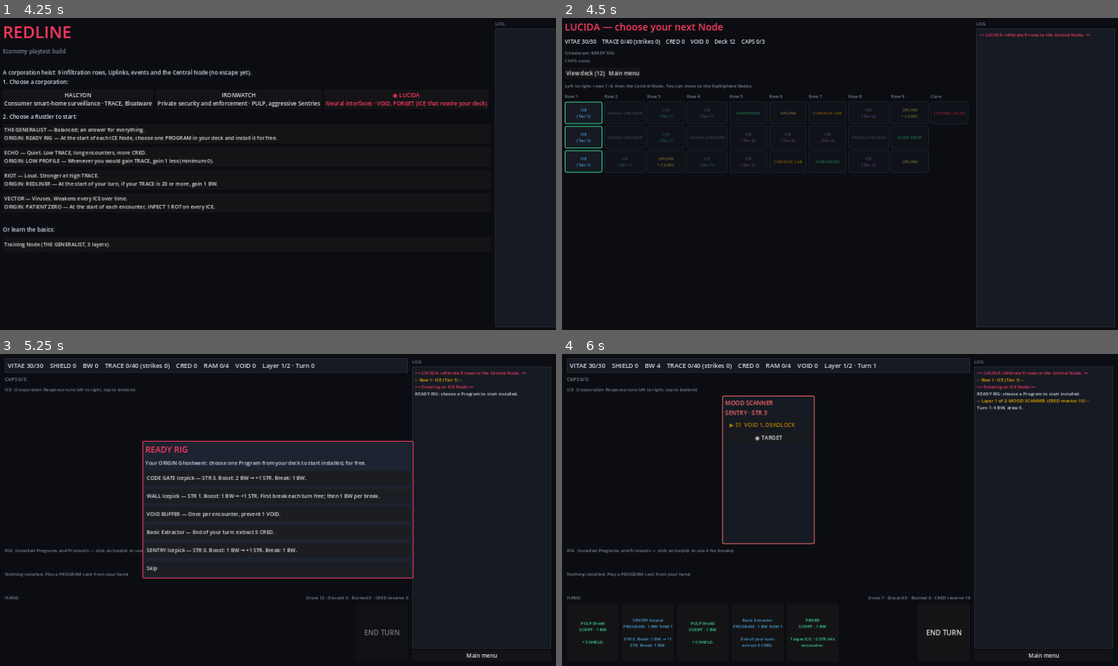
Above: before the commit, frames 1-4 (two rows, left to right).
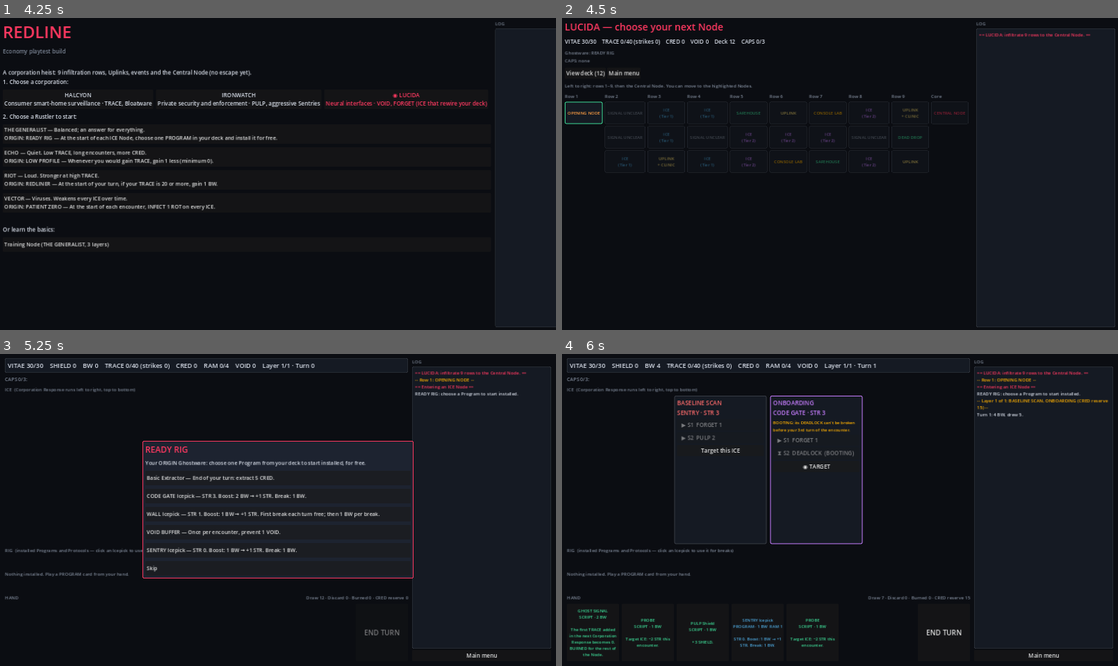
Above: after the commit, the same moments.

Repository: Punkwork/REDLINE
Game: Godot game, scene res://scenes/main.tscn
The game is run twice, just before and just after one commit, with the same random seed, the same clock (stepped at 60 frames per second) and the same inputs.
Inputs (mouse positions are in pixels of both pictures, inside the frame that each line leads up to):
- Up to frame 1 (4.25 s): click "◉ HALCYON Consumer smart-home…" at 0.5 s; click "IRONWATCH Private security an…" at 1.25 s; click "HALCYON Consumer smart-home s…" at 2 s; click "LUCIDA Neural interfaces · VO…" at 2.75 s; click "◉ LUCIDA Neural interfaces · …" at 3.5 s
- Up to frame 2 (4.5 s): click "THE GENERALIST — Balanced, an…" at 4.25 s
- Up to frame 3 (5.25 s): click (22, 447) at 5 s, where only the run after the commit has a clickable "OPENING NODE"
- Up to frame 4 (6 s): click "Skip" at 5.75 s

Frame 1 is identical in both runs. In frame 2, 0.5% of the frame differs, in the area x 0-73%, y 24-50%; in frame 3, 1.2%; in frame 4, 3.2%, in the area x 1-99%, y 3-97%.

Commit message:
Opening Nodes, FORGET fix, and BASIC-001 (starter cards are the weakest)
Opening Nodes (OPEN-001): row 1 of every corporation is one fixed 1-layer
encounter (guaranteed card reward). Support ICE without DEADLOCK + main ICE
whose only DEADLOCK is BOOTING (unbreakable before turn 3). Simulated with
all 4 starter decks: min 3 turns, avg ~4.
- HALCYON COOKIE BANNER: ACCEPT ALL / REJECT ALL twin CODE GATES
- IRONWATCH FRONT DESK: TURNSTILE / SECURITY GUARD (SHIELD vs PULP)
- LUCIDA INTAKE: BASELINE SCAN / ONBOARDING (FORGET and CACHE)

ICE3-002a: FORGET now sends cards to the bottom of the draw pile; BURNING
could remove a Rustler's only fallback breaker and soft-lock an encounter.
MEMORY BACKUP: draw 1 whenever you FORGET.

BASIC-001: basic cards are never sold (Uplink reserve shelf removed);
every starter card has a clear upgrade. HUSH STR 3 / boost 2 BW,
STINGER STR 0, ADRENAL SPIKE +1 BW, LAY LOW -3 TRACE; BATTERING RAM gains
a free first break. Audit table in Card Pools 2.1.

Also: tests/opener_sim.gd, smarter test bot (unloads, targets fallbacks).

Co-Authored-By: Claude Opus 5.5 <noreply@anthropic.com>
Claude-Session: https://claude.ai/code/session_019hKEHwdV3e1Z3qMPrvFFXz

Diff:
--- a/godot/data/cards.json
+++ b/godot/data/cards.json
@@ -229,12 +229,12 @@
       "ram": 1,
       "icepick": {
         "ice_type": "CODE GATE",
-        "str": 4,
-        "boost_bw": 1,
+        "str": 3,
+        "boost_bw": 2,
         "boost_str": 1,
         "break_bw": 1
       },
-      "text": "STR 4. Boost: 1 BW → +1 STR. Break: 1 BW.",
+      "text": "STR 3. Boost: 2 BW → +1 STR. Break: 1 BW.",
       "effects": []
     },
     {
@@ -448,11 +448,11 @@
       "rarity": "starter",
       "cost_bw": 0,
       "trace": 2,
-      "text": "Gain 2 BW.",
+      "text": "Gain 1 BW.",
       "effects": [
         {
           "op": "gain_bw",
-          "n": 2
+          "n": 1
         }
       ]
     },
@@ -467,11 +467,11 @@
       "pool": "starter",
       "rarity": "starter",
       "cost_bw": 1,
-      "text": "−5 TRACE.",
+      "text": "−3 TRACE.",
       "effects": [
         {
           "op": "trace",
-          "n": -5
+          "n": -3
         }
       ]
     },
@@ -508,7 +508,7 @@
       "ram": 1,
       "icepick": {
         "ice_type": "SENTRY",
-        "str": 2,
+        "str": 0,
         "boost_bw": 1,
         "boost_str": 1,
         "break_bw": 1,
@@ -521,7 +521,7 @@
           }
         ]
       },
-      "text": "STR 2. Boost: 1 BW → +1 STR. Break: 1 BW. Each break also INFECTs 1 ROT on that ICE.",
+      "text": "STR 0. Boost: 1 BW → +1 STR. Break: 1 BW. Each break also INFECTs 1 ROT on that ICE.",
       "effects": []
     },
     {
@@ -634,9 +634,10 @@
         "str": 3,
         "boost_bw": 1,
         "boost_str": 1,
-        "break_bw": 1
-      },
-      "text": "STR 3. Boost: 1 BW → +1 STR. Break: 1 BW.",
+        "break_bw": 1,
+        "free_first_break_each_turn": true
+      },
+      "text": "STR 3. Boost: 1 BW → +1 STR. First break each turn free; then 1 BW per break.",
       "effects": []
     },
     {
--- a/godot/data/ghostware.json
+++ b/godot/data/ghostware.json
@@ -449,7 +449,7 @@
       "id": "memory_backup",
       "name": "MEMORY BACKUP",
       "pool": "lucida",
-      "text": "Cards an ICE would FORGET go to your discard pile instead of being BURNED.",
+      "text": "Whenever an ICE makes you FORGET, draw 1 card.",
       "effects": [],
       "script": "memory_backup"
     },
--- a/godot/data/ice.json
+++ b/godot/data/ice.json
@@ -15,7 +15,7 @@
     "insert_draw_pile": 3,
     "void": 4,
     "deadlock": 0,
-    "forget": 3
+    "forget": 2
   },
   "tiers": {
     "1": {
@@ -156,7 +156,15 @@
         "hearth_key",
         "voice_mimic",
         "ad_blocker"
-      ]
+      ],
+      "opener": {
+        "name": "COOKIE BANNER",
+        "ice_left_to_right": [
+          "accept_all",
+          "reject_all"
+        ],
+        "cred_reserve": 15
+      }
     },
     {
       "id": "ironwatch",
@@ -224,7 +232,15 @@
         "kevlar_weave",
         "badge_clone",
         "dashcam_feed"
-      ]
+      ],
+      "opener": {
+        "name": "FRONT DESK",
+        "ice_left_to_right": [
+          "turnstile",
+          "security_guard"
+        ],
+        "cred_reserve": 15
+      }
     },
     {
       "id": "lucida",
@@ -292,7 +308,15 @@
         "lucid_dream",
         "memory_backup",
         "neural_firewall"
-      ]
+      ],
+      "opener": {
+        "name": "INTAKE",
+        "ice_left_to_right": [
+          "baseline_scan",
+          "onboarding"
+        ],
+        "cred_reserve": 15
+      }
     }
   ],
   "ice": [
@@ -2458,6 +2482,203 @@
         "card_type": "PROGRAM"
       },
       "threat": 4
+    },
+    {
+      "id": "accept_all",
+      "name": "ACCEPT ALL",
+      "type": "CODE GATE",
+      "str": 3,
+      "corp": "halcyon",
+      "tier": "opener",
+      "subroutines": [
+        {
+          "effects": [
+            {
+              "op": "insert",
+              "card": "spam",
+              "dest": "draw_pile",
+              "n": 1
+            }
+          ]
+        },
+        {
+          "effects": [
+            {
+              "op": "trace",
+              "n": 1
+            }
+          ]
+        }
+      ],
+      "threat": 4,
+      "opener_role": "support"
+    },
+    {
+      "id": "reject_all",
+      "name": "REJECT ALL",
+      "type": "CODE GATE",
+      "str": 3,
+      "corp": "halcyon",
+      "tier": "opener",
+      "subroutines": [
+        {
+          "effects": [
+            {
+              "op": "trace",
+              "n": 2
+            }
+          ]
+        },
+        {
+          "effects": [
+            {
+              "op": "deadlock"
+            }
+          ]
+        }
+      ],
+      "threat": 2,
+      "opener_role": "main",
+      "ability": {
+        "text": "BOOTING: its DEADLOCK can't be broken before your 3rd turn of the encounter.",
+        "trigger": "constant",
+        "effects": [
+          {
+            "op": "deadlock_lock",
+            "until_turn": 3
+          }
+        ]
+      }
+    },
+    {
+      "id": "turnstile",
+      "name": "TURNSTILE",
+      "type": "WALL",
+      "str": 3,
+      "corp": "ironwatch",
+      "tier": "opener",
+      "subroutines": [
+        {
+          "effects": [
+            {
+              "op": "pulp",
+              "n": 2
+            }
+          ]
+        },
+        {
+          "effects": [
+            {
+              "op": "pulp",
+              "n": 2
+            }
+          ]
+        }
+      ],
+      "threat": 4,
+      "opener_role": "support"
+    },
+    {
+      "id": "security_guard",
+      "name": "SECURITY GUARD",
+      "type": "SENTRY",
+      "str": 3,
+      "corp": "ironwatch",
+      "tier": "opener",
+      "subroutines": [
+        {
+          "effects": [
+            {
+              "op": "pulp",
+              "n": 2
+            }
+          ]
+        },
+        {
+          "effects": [
+            {
+              "op": "deadlock"
+            }
+          ]
+        }
+      ],
+      "threat": 2,
+      "opener_role": "main",
+      "ability": {
+        "text": "BOOTING: its DEADLOCK can't be broken before your 3rd turn of the encounter.",
+        "trigger": "constant",
+        "effects": [
+          {
+            "op": "deadlock_lock",
+            "until_turn": 3
+          }
+        ]
+      }
+    },
+    {
+      "id": "baseline_scan",
+      "name": "BASELINE SCAN",
+      "type": "SENTRY",
+      "str": 3,
+      "corp": "lucida",
+      "tier": "opener",
+      "subroutines": [
+        {
+          "effects": [
+            {
+              "op": "forget",
+              "n": 1
+            }
+          ]
+        },
+        {
+          "effects": [
+            {
+              "op": "pulp",
+              "n": 2
+            }
+          ]
+        }
+      ],
+      "threat": 5,
+      "opener_role": "support"
+    },
+    {
+      "id": "onboarding",
+      "name": "ONBOARDING",
+      "type": "CODE GATE",
+      "str": 3,
+      "corp": "lucida",
+      "tier": "opener",
+      "subroutines": [
+        {
+          "effects": [
+            {
+              "op": "forget",
+              "n": 1
+            }
+          ]
+        },
+        {
+          "effects": [
+            {
+              "op": "deadlock"
+            }
+          ]
+        }
+      ],
+      "threat": 3,
+      "opener_role": "main",
+      "ability": {
+        "text": "BOOTING: its DEADLOCK can't be broken before your 3rd turn of the encounter.",
+        "trigger": "constant",
+        "effects": [
+          {
+            "op": "deadlock_lock",
+            "until_turn": 3
+          }
+        ]
+      }
     }
   ]
 }
--- a/godot/data/rules.json
+++ b/godot/data/rules.json
@@ -136,12 +136,6 @@
     "clinic_void_removal": 50
   },
   "uplink": {
-    "reserve_pool": [
-      "probe",
-      "pulp_shield",
-      "scrub"
-    ],
-    "reserve_shown": 2,
     "cards": {
       "shared": 4,
       "rustler": 2
@@ -153,7 +147,8 @@
       3
     ],
     "clinic_chance": 0.33,
-    "reroll": false
+    "reroll": false,
+    "basic_cards_sold": false
   },
   "cred_reserves": {
     "tier1": [
--- a/godot/scripts/core/heist.gd
+++ b/godot/scripts/core/heist.gd
@@ -62,7 +62,7 @@
 func _generate_map() -> void:
 	rows.clear()
 	var safehouse_rows: Array = []
-	var candidates: Array = [1, 3, 4, 6, 7]
+	var candidates: Array = [1, 3, 4, 6, 7]   # never row 1 (the Opening Node)
 	candidates.shuffle()
 	for i in run.rng.randi_range(1, 2):
 		safehouse_rows.append(candidates[i])
@@ -74,16 +74,18 @@
 			row[run.rng.randi_range(0, WIDTH - 1)]["type"] = "uplink"
 		if r == 8:
 			row = [{"type": "uplink", "data": {}}, {"type": "dead_drop", "data": {}}, {"type": "uplink", "data": {}}]
+		if r == 0:
+			row = [{"type": "opener", "data": {}}]
 		if safehouse_rows.has(r):
 			var options: Array = range(WIDTH).filter(func(c): return row[c]["type"] != "uplink")
 			row[options[run.rng.randi_range(0, options.size() - 1)]]["type"] = "safehouse"
-		if r < 8 and not row.any(func(n): return n["type"].begins_with("ice")):
+		if r > 0 and r < 8 and not row.any(func(n): return n["type"].begins_with("ice")):
 			var options2: Array = range(WIDTH).filter(func(c): return row[c]["type"] != "uplink" and row[c]["type"] != "safehouse")
 			if not options2.is_empty():
 				row[options2[0]]["type"] = "ice_t1" if r < 4 else "ice_t2"
-		for c in WIDTH:
+		for c in row.size():
 			var n: Dictionary = row[c]
-			n["links"] = range(max(0, c - 1), min(WIDTH, c + 2))
+			n["links"] = range(WIDTH) if r == 0 else range(max(0, c - 1), min(WIDTH, c + 2))
 			if n["type"] == "uplink":
 				n["data"]["clinic"] = run.rng.randf() < float(db.rules["uplink"]["clinic_chance"])
 			n["label"] = node_label(n)
@@ -108,6 +110,8 @@
 
 static func node_label(n: Dictionary) -> String:
 	match n["type"]:
+		"opener":
+			return "OPENING NODE"
 		"ice_t1":
 			return "ICE (Tier 1)"
 		"ice_t2":
@@ -131,7 +135,7 @@
 	if phase != PHASE_MAP:
 		return []
 	if row_index < 0:
-		return range(WIDTH)
+		return range(rows[0].size())
 	return rows[row_index][pos]["links"]
 
 
@@ -146,6 +150,9 @@
 			"earned_before": run.stats["cred_earned"], "notes": ""}
 	_log("-- Row %d: %s --" % [row_index + 1, n["label"]])
 	match n["type"]:
+		"opener":
+			var o: Dictionary = corp["opener"]
+			_start_encounter([{"ice": o["ice_left_to_right"], "cred_reserve": int(o["cred_reserve"])}], false)
 		"ice_t1":
 			_start_encounter(_ice_layers(1, run.rng.randi_range(1, 2)), false)
 		"ice_t2":
@@ -236,12 +243,7 @@
 func _open_uplink(clinic: bool) -> void:
 	var u: Dictionary = db.rules["uplink"]
 	var prices: Dictionary = db.rules["prices"]
-	var items: Array = []
-	var reserve_pool: Array = u["reserve_pool"].duplicate()
-	reserve_pool.shuffle()
-	for i in int(u["reserve_shown"]):
-		var id: String = reserve_pool[i]
-		items.append({"kind": "card", "id": id, "price": int(prices["card"]["common"]), "shelf": "Reserve"})
+	var items: Array = []   # No basic cards are ever sold here (BASIC-001).
 	var taken: Array = []
 	for owner in ["shared", "shared", "shared", "shared", run.rustler_id, run.rustler_id]:
 		var rarity: String = run.roll_rarity()
--- a/godot/scripts/core/node_run.gd
+++ b/godot/scripts/core/node_run.gd
@@ -295,6 +295,18 @@
 	return false
 
 
+## BOOTING (Opening Node main ICE): its DEADLOCK subroutines can't be broken before turn N of the encounter.
+func deadlock_locked(ice_index: int, sub_index: int) -> bool:
+	var ice: Dictionary = ice_list[ice_index]
+	var effects: Array = ice["def"]["subroutines"][sub_index]["effects"]
+	if not effects.any(func(e): return e["op"] == "deadlock"):
+		return false
+	for e in ice["def"].get("ability", {}).get("effects", []):
+		if e["op"] == "deadlock_lock" and turn < int(e["until_turn"]):
+			return true
+	return false
+
+
 func is_breached() -> bool:
 	for ice in ice_list:
 		var subs: Array = ice["def"]["subroutines"]
@@ -376,6 +388,8 @@
 		return -1
 	var ice: Dictionary = ice_list[ice_index]
 	if sub_index >= ice["broken"].size() or ice["broken"][sub_index] or _type_surcharge(inst, ice) < 0:
+		return -1
+	if deadlock_locked(ice_index, sub_index):
 		return -1
 	var ip: Dictionary = card_def(inst)["icepick"]
 	var need := ice_str(ice_index)
@@ -488,6 +502,9 @@
 		return false
 	var ice: Dictionary = ice_list[ice_index]
 	if ice["broken"][sub_index] or _type_surcharge(inst, ice) < 0:
+		return false
+	if deadlock_locked(ice_index, sub_index):
+		_log("Can't break: %s is still BOOTING." % ice["def"]["name"])
 		return false
 	if icepick_str(inst) < ice_str(ice_index):
 		_log("Can't break: STR %d < ICE STR %d." % [icepick_str(inst), ice_str(ice_index)])
@@ -830,21 +847,22 @@
 			return
 
 
-## FORGET X: X random non-CACHED cards in your hand are BURNED for the rest of the Node
-## (MEMORY BACKUP sends them to the discard pile instead).
+## FORGET X: X random non-CACHED cards in your hand go to the bottom of your draw pile (ICE3-002a).
+## MEMORY BACKUP: draw 1 card whenever an ICE makes you FORGET.
 func _forget(n: int) -> void:
+	var forgot := 0
 	for i in n:
 		var options: Array = hand.filter(func(c): return not cached.has(c["uid"]))
 		if options.is_empty():
-			return
+			break
 		var inst = options[run.rng.randi_range(0, options.size() - 1)]
 		hand.erase(inst)
-		if run.has_ghostware("memory_backup"):
-			discard_pile.append(inst)
-			_log("FORGET: %s (MEMORY BACKUP: to your discard pile)." % card_name(inst))
-		else:
-			burned.append(inst)
-			_log("FORGET: %s is BURNED for the rest of the Node." % card_name(inst))
+		draw_pile.push_front(inst)
+		forgot += 1
+		_log("FORGET: %s goes to the bottom of your draw pile." % card_name(inst))
+	if forgot > 0 and run.has_ghostware("memory_backup"):
+		_log("MEMORY BACKUP: draw 1.")
+		_draw(1)
 
 
 func _purge(ice_index: int) -> void:
@@ -1199,7 +1217,7 @@
 	var best := -1
 	var best_score := -1
 	for s in subs.size():
-		if ice_list[ice_index]["broken"][s]:
+		if ice_list[ice_index]["broken"][s] or deadlock_locked(ice_index, s):
 			continue
 		var score := 0
 		for e in subs[s]["effects"]:
--- a/godot/scripts/ui/main_ui.gd
+++ b/godot/scripts/ui/main_ui.gd
@@ -18,7 +18,7 @@
 const TYPE_COLORS := {"WALL": Color("4ea8de"), "CODE GATE": Color("c77dff"), "SENTRY": Color("ff6b6b")}
 const CARD_COLORS := {"PROGRAM": Color("4ea8de"), "SCRIPT": Color("3ddc97"), "PROTOCOL": Color("c77dff"),
 		"BLOATWARE": Color("7a8494")}
-const NODE_COLORS := {"ice_t1": Color("4ea8de"), "ice_t2": Color("c77dff"), "uplink": Color("f5d76e"),
+const NODE_COLORS := {"opener": Color("ff9f43"), "ice_t1": Color("4ea8de"), "ice_t2": Color("c77dff"), "uplink": Color("f5d76e"),
 		"dead_drop": Color("3ddc97"), "safehouse": Color("3ddc97"), "console_lab": Color("ffb000"),
 		"signal": Color("7a8494"), "central": Color("ff3860")}
 
@@ -356,7 +356,7 @@
 	match room["type"]:
 		"uplink":
 			_header("BLACK MARKET UPLINK" + ("  ·  CLINIC" if room["clinic"] else ""))
-			for shelf in ["Reserve", "Cards", "CAPS", "Ghostware"]:
+			for shelf in ["Cards", "CAPS", "Ghostware"]:
 				screen_body.add_child(_label(shelf.to_upper(), 15, C_DIM))
 				var row := HFlowContainer.new()
 				row.add_theme_constant_override("h_separation", 8)
@@ -567,6 +567,11 @@
 	if ice["broken"][sub_index]:
 		b.text = "  ✕ S%d  %s  (broken)" % [sub_index + 1, text]
 		b.disabled = true
+		return b
+	if node.deadlock_locked(ice_index, sub_index):
+		b.text = "  ⧗ S%d  %s  (BOOTING)" % [sub_index + 1, text]
+		b.disabled = true
+		b.tooltip_text = "This DEADLOCK can't be broken yet."
 		return b
 	var cost := -1
 	if selected_icepick != -1:
--- a/godot/tests/bot.gd
+++ b/godot/tests/bot.gd
@@ -22,7 +22,12 @@
 		match node.phase:
 			"ready_rig":
 				var rr: Array = node.ready_rig_options()
-				var pick = rr.filter(func(i): return node.card_def(i).has("extractor"))
+				var types: Array = []
+				for layer in node.layers:
+					for id in layer["ice"]:
+						types.append(node.db.ice[id]["type"])
+				var pick = rr.filter(func(i): return node.card_def(i).has("extractor")) if patient else \
+						rr.filter(func(i): return node.card_def(i).has("icepick") and types.has(node.card_def(i)["icepick"]["ice_type"]))
 				if pick.is_empty():
 					pick = rr
 				node.ready_rig_choose(pick[0]["uid"] if not pick.is_empty() else -1)
@@ -46,6 +51,48 @@
 	if not patient or node.reserve <= 0 or node.run.vitae <= 18 or node.run.trace >= 30:
 		return false
 	return node.installed.any(func(i): return node.card_def(i).has("extractor"))
+
+
+## Unloads a Program that isn't helping (an Icepick with nothing to break, or a non-Icepick) to free RAM.
+static func _make_room(node, useful_types: Dictionary) -> void:
+	for inst in node.installed:
+		var d: Dictionary = node.card_def(inst)
+		if d.has("icepick") and d["icepick"]["ice_type"] != "ANY" and not useful_types.has(d["icepick"]["ice_type"]):
+			node.unload(inst["uid"])
+			return
+	for inst in node.installed:
+		if not node.card_def(inst).has("icepick"):
+			node.unload(inst["uid"])
+			return
+
+
+## Picks the ICE a Script should target, or -2 to hold the card for later.
+## Break Scripts aim at an ICE with an unbroken DEADLOCK they can actually break.
+static func script_target(node, inst) -> int:
+	var effects: Array = node.card_def(inst)["effects"]
+	var dl_ice: Array = []
+	for i in node.ice_list.size():
+		var subs: Array = node.ice_list[i]["def"]["subroutines"]
+		for s in subs.size():
+			if not node.ice_list[i]["broken"][s] and subs[s]["effects"].any(func(e): return e["op"] == "deadlock"):
+				dl_ice.append(i)
+				break
+	for e in effects:
+		if e["op"] == "break":
+			for i in dl_ice:
+				if e.has("max_ice_str") and node.ice_str(i) > int(e["max_ice_str"]):
+					continue
+				if e.has("min_virus_counters") and node._virus_total(i) < int(e["min_virus_counters"]):
+					continue
+				return i
+			return -2
+		if e["op"] in ["ice_str", "infect", "double_virus"] and not dl_ice.is_empty():
+			var best: int = dl_ice[0]
+			for i in dl_ice:
+				if node.ice_str(i) > node.ice_str(best):
+					best = i
+			return best
+	return node._strongest_ice()
 
 
 func turn(node) -> void:
@@ -70,8 +117,23 @@
 		if not best.is_empty() and best[0] < 100:
 			progress = node.boost_and_break(best[1], best[2], best[3])
 			continue
+		var useful_types := {}
+		for ice in node.ice_list:
+			useful_types[ice["def"]["type"]] = true
+		var have_types := {}
+		for ip in node.installed_icepicks():
+			have_types[node.card_def(ip)["icepick"]["ice_type"]] = true
 		for inst in node.hand.duplicate():
-			if node.can_play(inst)["ok"] and node.card_def(inst)["type"] in ["PROGRAM", "PROTOCOL", "BLOATWARE"]:
+			var d: Dictionary = node.card_def(inst)
+			if d["type"] not in ["PROGRAM", "PROTOCOL", "BLOATWARE"]:
+				continue
+			if d.has("icepick"):
+				var t: String = d["icepick"]["ice_type"]
+				if have_types.has(t) or (t != "ANY" and not useful_types.has(t)):
+					continue   # skip duplicates and Icepicks with nothing to break
+				if not node.can_play(inst)["ok"] and node.play_cost(inst) <= node.bw:
+					_make_room(node, useful_types)
+			if node.can_play(inst)["ok"]:
 				progress = node.play_card(inst["uid"])
 				break
 		if progress:
@@ -82,8 +144,12 @@
 				continue
 		for inst in node.hand.duplicate():
 			if node.can_play(inst)["ok"] and node.card_def(inst)["type"] == "SCRIPT":
-				progress = node.play_card(inst["uid"], node._strongest_ice())
-				break
+				var target := script_target(node, inst)
+				if target == -2:
+					continue
+				progress = node.play_card(inst["uid"], target)
+				if progress:
+					break
 		if not progress and node.run.vitae < 12 and not node.run.caps.is_empty():
 			for slot in node.run.caps.size():
 				var id: String = node.run.caps[slot]["id"]
--- /dev/null
+++ b/godot/tests/opener_sim.gd
@@ -0,0 +1,58 @@
+extends SceneTree
+## Measures each corporation's Opening Node: turns until BREACH for every Rustler's starter deck,
+## played by the rushing test bot (breaks DEADLOCKs as early as it can).
+##     godot --headless --path godot --script res://tests/opener_sim.gd
+const GameData = preload("res://scripts/data/game_data.gd")
+const RunState = preload("res://scripts/core/run_state.gd")
+const NodeRun = preload("res://scripts/core/node_run.gd")
+const Bot = preload("res://tests/bot.gd")
+const N := 200
+
+func _init() -> void:
+	var db = GameData.new()
+	db.load_all()
+	var corps: Array = ["halcyon", "ironwatch", "lucida"]
+	if OS.get_environment("CORP") != "":
+		corps = [OS.get_environment("CORP")]
+	for cid in corps:
+		var o: Dictionary = db.corporations[cid]["opener"]
+		print("\n%s — %s: %s" % [db.corporations[cid]["name"], o["name"], ", ".join(o["ice_left_to_right"].map(func(i): return db.ice[i]["name"]))])
+		print("Rustler      min  avg   ≤2 turns  ≥6 turns  VITAE lost  TRACE  VOID  flatlined")
+		for rid in ["generalist", "echo", "riot", "vector"]:
+			var turns: Array = []
+			var lost := 0
+			var tr := 0
+			var vo := 0
+			var dead := 0
+			for i in N:
+				var run = RunState.new()
+				run.setup(db, rid, 7000 + i)
+				run.start_corporation(cid)
+				var node = NodeRun.new()
+				node.setup(db, run, cid, [{"ice": o["ice_left_to_right"], "cred_reserve": int(o["cred_reserve"])}])
+				node.start()
+				var bot = Bot.new(false)
+				var guard := 0
+				while node.phase not in ["reward", "defeat", "node_complete"] and guard < 300:
+					guard += 1
+					if not node.choice.is_empty():
+						node.resolve_choice([node.choice["options"][0]["key"]] if int(node.choice["max"]) > 0 else [])
+					elif node.phase == "ready_rig":
+						bot.play_node(node)   # handles READY RIG, then keeps playing
+					else:
+						bot.turn(node)
+				if node.phase == "defeat":
+					dead += 1
+					continue
+				turns.append(node.turn)
+				lost += 30 - run.vitae
+				tr += run.trace
+				vo += run.void_counters
+			var n: float = max(1, turns.size())
+			var avg := 0.0
+			for t in turns:
+				avg += t
+			print("%-10s  %3d  %4.1f  %6.0f%%  %7.0f%%  %9.1f  %5.1f  %4.1f  %4d" % [rid, turns.min() if not turns.is_empty() else -1, avg / n,
+					100.0 * turns.filter(func(t): return t <= 2).size() / n, 100.0 * turns.filter(func(t): return t >= 6).size() / n,
+					lost / n, tr / n, vo / n, dead])
+	quit()
--- a/godot/tests/run_tests.gd
+++ b/godot/tests/run_tests.gd
@@ -257,11 +257,14 @@
 	node.setup(db, node.run, "lucida", [{"ice": ["sleep_tracker"], "cred_reserve": 10}])
 	node.start()
 	var before: int = node.hand.size()
+	var pile: int = node.draw_pile.size()
 	node._forget(1)
-	check(node.hand.size() == before - 1 and node.burned.size() == 1, "FORGET burns a card from hand")
+	check(node.hand.size() == before - 1 and node.draw_pile.size() == pile + 1, "FORGET puts a card at the bottom of the draw pile")
+	check(node.draw_pile[0]["uid"] != -1 and node.burned.is_empty(), "FORGET doesn't BURN")
 	node.run.add_ghostware("memory_backup")
+	before = node.hand.size()
 	node._forget(1)
-	check(node.burned.size() == 1 and node.discard_pile.size() == 1, "MEMORY BACKUP: FORGET goes to discard")
+	check(node.hand.size() == before, "MEMORY BACKUP: FORGET 1, draw 1")
 	node.hand.append(node.run.make_temp_card("intrusive_thought"))
 	var v: int = node.run.void_counters
 	node.end_turn()
@@ -302,6 +305,7 @@
 			h.setup(db, rid, 500 + i)
 			h.start()
 			check(h.rows.size() == 10, "9 rows + Central Node")
+			check(h.rows[0].size() == 1 and h.rows[0][0]["type"] == "opener" and h.rows[0][0]["links"].size() == 3, "row 1 is the Opening Node")
 			var uplink_rows := 0
 			for r in [2, 5, 8]:
 				if h.rows[r].any(func(n): return n["type"] == "uplink"):
@@ -319,7 +323,8 @@
 	h.run.cred = 500
 	h._open_uplink(true)
 	var items: Array = h.room["items"]
-	check(items.filter(func(i): return i["shelf"] == "Reserve").size() == 2, "2 reserve cards")
+	check(items.filter(func(i): return i["shelf"] == "Reserve").is_empty(), "no basic cards sold (BASIC-001)")
+	check(items.filter(func(i): return i["kind"] == "card" and db.cards[i["id"]]["pool"] != "reward").is_empty(), "only reward-pool cards")
 	check(items.filter(func(i): return i["shelf"] == "Cards").size() == 6, "6 shelf cards")
 	check(items.filter(func(i): return i.get("sale", false)).size() == 1, "1 card on sale")
 	check(items.filter(func(i): return i["kind"] == "cap").size() == 3, "3 CAPS")
Not shown, changed: docs/REDLINE_CARD_POOLS.md
Not shown, changed: docs/REDLINE_CORE_RULES.md
Not shown, changed: docs/REDLINE_ICE_CORP1.md
Not shown, changed: docs/REDLINE_ICE_CORP2.md
Not shown, changed: docs/REDLINE_ICE_CORP3.md
Not shown, changed: docs/REDLINE_RUSTLERS.md
Not shown, changed: docs/REDLINE_UPLINK_AND_CAPS.md
